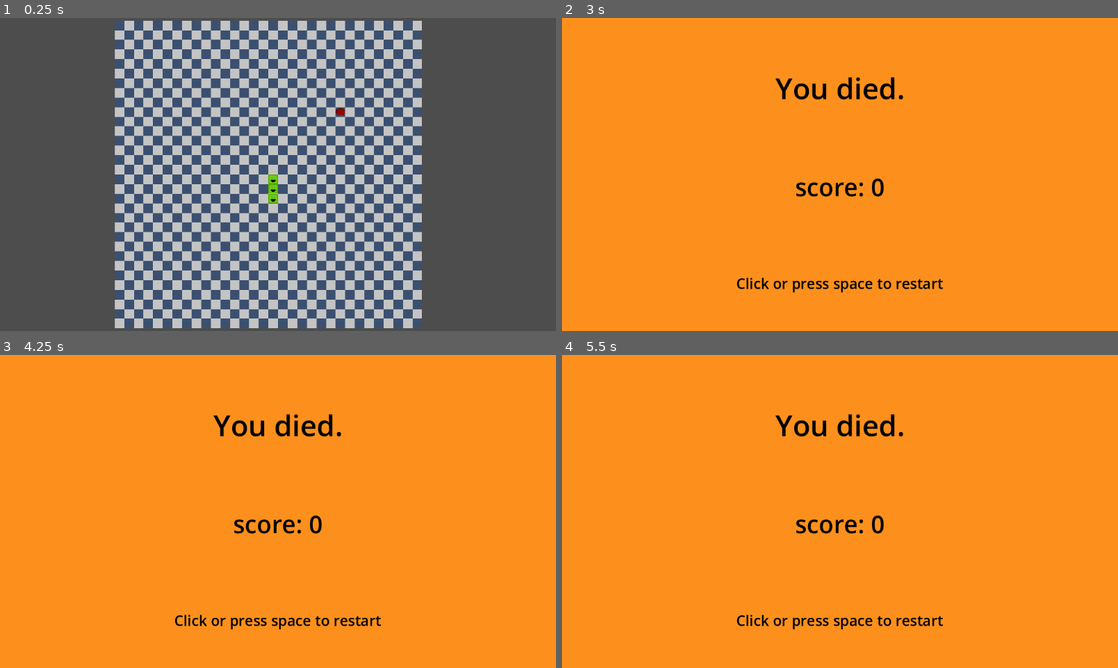
Above: before the commit, frames 1-4 (two rows, left to right).
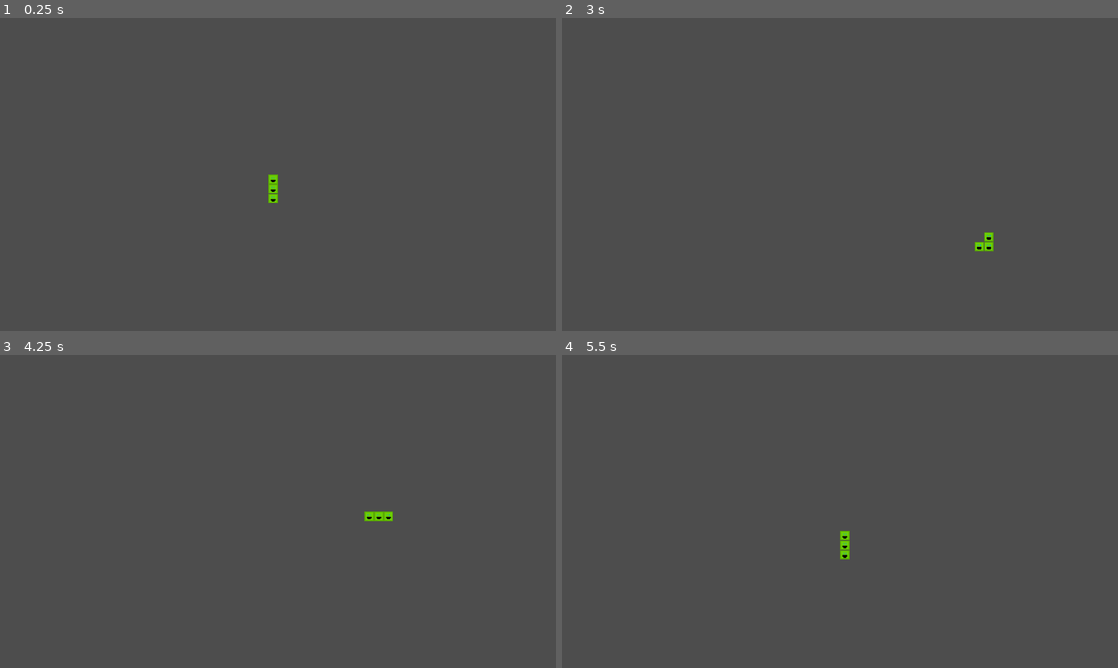
Above: after the commit, the same moments.

Repository: cash30/grid
Game: Godot game, scene res://Scenes/Main.tscn
The game is run twice, just before and just after one commit, with the same random seed, the same clock (stepped at 60 frames per second) and the same inputs.
Inputs (mouse positions are in pixels of both pictures, inside the frame that each line leads up to):
- Up to frame 1 (0.25 s): no input
- Up to frame 2 (3 s): tap Enter at 0.5 s; move the mouse to (962, 158) at 0.52 s; press the mouse at (962, 158) at 0.53 s; hold Right (right) 0.53-1.28 s; move the mouse to (728, 190) at 1.27 s; release the mouse at (728, 190) at 1.28 s; hold Down (down) 1.28-2.03 s; click (728, 190) at 1.35 s; move the mouse to (895, 105) at 2.02 s; press the mouse at (895, 105) at 2.03 s; hold Right (right) 2.03-2.78 s; move the mouse to (812, 237) at 2.77 s; release the mouse at (812, 237) at 2.78 s; hold Up (up) from 2.78 s (still down); click (812, 237) at 2.85 s
- Up to frame 3 (4.25 s): tap Space at 3.5 s; move the mouse to (444, 558) at 3.52 s; release Up (up) at 3.53 s; press the mouse at (444, 558) at 3.53 s; hold Left (left) from 3.53 s (still down)
- Up to frame 4 (5.5 s): tap Space at 4.25, 5 s; move the mouse to (673, 464) at 4.27 s; release the mouse at (673, 464) at 4.28 s; click (673, 464) at 4.35 s; move the mouse to (867, 511) at 5.02 s; release Left (left) at 5.03 s; press the mouse at (867, 511) at 5.03 s; hold Down (down) from 5.03 s (still down)

The runs differ from the first frame. In frame 1, 54% of the frame differs, in the area x 20-76%, y 0-100%; in frame 2, 100%, in the area x 0-100%, y 0-100%; in frame 3, 100%; in frame 4, 100%.

Commit message:
fix score counter on lose screen and snake duplication

Diff:
--- a/Scenes/Main.tscn
+++ b/Scenes/Main.tscn
@@ -1,15 +1,9 @@
-[gd_scene load_steps=6 format=3 uid="uid://dtlojkddgo42w"]
+[gd_scene load_steps=3 format=3 uid="uid://dtlojkddgo42w"]
 
-[ext_resource type="Script" uid="uid://cmpkcibobrpwf" path="res://Scripts/main.gd" id="1_kln2b"]
 [ext_resource type="Texture2D" uid="uid://chqunargevfp0" path="res://Art/Snake/1/Map.png" id="1_r150o"]
-[ext_resource type="Texture2D" uid="uid://uxbyvqmgv165" path="res://Art/Snake/1/apple.png" id="3_kln2b"]
 [ext_resource type="Texture2D" uid="uid://d0nal4ijap5tt" path="res://Art/Snake/2/map.png" id="3_rgh2o"]
 
-[sub_resource type="RectangleShape2D" id="RectangleShape2D_rgh2o"]
-size = Vector2(10, 9)
-
-[node name="Main" type="Node2D"]
-script = ExtResource("1_kln2b")
+[node name="Main" type="Node"]
 
 [node name="Map" type="Sprite2D" parent="."]
 visible = false
@@ -19,6 +13,7 @@
 texture = ExtResource("1_r150o")
 
 [node name="Map2" type="Sprite2D" parent="."]
+visible = false
 z_index = -1
 position = Vector2(155, 165)
 scale = Vector2(10, 9.999999)
@@ -27,15 +22,3 @@
 [node name="Camera2D" type="Camera2D" parent="."]
 position = Vector2(165, 165)
 zoom = Vector2(1.99, 1.99)
-
-[node name="Apple" type="Area2D" parent="."]
-
-[node name="apple" type="Sprite2D" parent="Apple"]
-scale = Vector2(0.28125018, 0.31249988)
-texture = ExtResource("3_kln2b")
-
-[node name="CollisionShape2D" type="CollisionShape2D" parent="Apple"]
-position = Vector2(0, -0.5)
-shape = SubResource("RectangleShape2D_rgh2o")
-
-[connection signal="area_entered" from="Apple" to="." method="_on_apple_area_entered"]
--- /dev/null
+++ b/Scenes/apple.tscn
@@ -0,0 +1,9 @@
+[gd_scene load_steps=2 format=3 uid="uid://dxvhsmvs1430u"]
+
+[ext_resource type="Texture2D" uid="uid://uxbyvqmgv165" path="res://Art/Snake/1/apple.png" id="1_v3gsn"]
+
+[node name="Node2D" type="Node2D"]
+
+[node name="Apple" type="Sprite2D" parent="."]
+scale = Vector2(0.28125018, 0.31249988)
+texture = ExtResource("1_v3gsn")
--- a/Scripts/lose.gd
+++ b/Scripts/lose.gd
@@ -1,6 +1,6 @@
 extends Control
 
 
-func _process(delta: float) -> void:
-	if Input.is_action_pressed("click"):
+func _process(_delta: float) -> void:
+	if Input.is_action_just_pressed("click"):
 		print("restarting, WOW")
--- a/Scripts/main.gd
+++ b/Scripts/main.gd
@@ -1,5 +1,6 @@
-extends Node2D
+extends Node
 
+var didStart = false
 
 var oldData : Array = []
 var snakeData : Array = []
@@ -10,21 +11,23 @@
 var down = Vector2(0, 1)
 var left = Vector2(-1, 0)
 var right = Vector2(1, 0)
-var mmoveDirection : Vector2 = up
+var mmoveDirection : Vector2
 var canMove : bool
 
-var gameStarted = false
+var gameStarted : bool = false
 var didLose : bool = false
 var cells = 32
 var cellSize = 10
 
-var applePos = Vector2(10, 10)
+var applePos : Vector2
 var makeNewApple : bool = true
 
+@export var apple : PackedScene = load("res://Scenes/apple.tscn")
 @export var snakeScene : PackedScene = load("res://Scenes/player/player.tscn")
 @export var loseScene : PackedScene = load("res://Scenes/lose.tscn")
 @export var mainScene : PackedScene = load("res://Scenes/Main.tscn")
-@export var score : int =  50
+@export var score : int
+var appleInst = apple.instantiate()
 
 # Called when the node enters the scene tree for the first time.
 func _ready() -> void:
@@ -35,6 +38,8 @@
 
 # Called every frame. 'delta' is the elapsed time since the previous frame.
 func _process(delta: float) -> void:
+	if didLose:
+		lose()
 	pass
 
 
@@ -44,14 +49,16 @@
 	canMove = true
 	generateSnake()
 	newApple()
-	get_tree().change_scene_to_packed(null)
+	#get_tree().change_scene_to_packed(null)
 	var didLose = false
+
 func generateSnake() -> void:
 	oldData.clear()
 	snakeData.clear()
 	snake.clear()
 	for i in range(3):
 		addSegment(startingPos + Vector2(0, i))
+		print("adding to snake :D. ", i + 1)
 
 func addSegment(pos):
 	snakeData.append(pos)
@@ -64,12 +71,11 @@
 func checkOutIfHitWall():
 	if snakeData[0].x < 0 or snakeData[0].x > cells - 1 or snakeData[0].y < 0 or snakeData[0].y > cells - 1:
 		print("hit wall")
-		lose()
 		didLose = true
 	#end_game()
 
 func checkIfAppleEaton():
-	if oldData[0] == applePos:
+	if snakeData[0] == applePos:
 		print("nom")
 		score += 1
 		addSegment(oldData[-1])
@@ -83,28 +89,30 @@
 			#end_game()
 
 func newApple():
-	print("Snake:", Main.snakeData[0], "Apple:", applePos)
+	#print("Snake:", Main.snakeData[0], "Apple:", applePos)
 	while makeNewApple:
 		makeNewApple = false
 		applePos = Vector2(randi_range(0, cells - 1), randi_range(0, cells - 1))
+		print(applePos)
 		#for i in snakeData:
 			#if applePos == i:
 				#makeNewApple = true
-	if $Apple != null:
-		$Apple.position = (applePos* cellSize)+ Vector2(0, cellSize)
-		print($Apple.position)
-		#makeNewApple = true
-
+	if appleInst:
+		appleInst.position = (applePos* cellSize)+ Vector2(0, cellSize)
+		print(appleInst.position)
+		makeNewApple = true
 	else:
-		print("apple issue") #this prints but the code works so im not touching it..
+		print("apple node can not be found") #this prints but the code works so im not touching it..
 
 func lose():
-	get_tree().change_scene_to_packed(loseScene)
-	canMove = false
+	print("loser!")
+	#get_tree().change_scene_to_packed(loseScene)
+	#canMove = false
 
-func _on_apple_area_entered(area: Area2D) -> void:
-	if area.is_in_group("head"):
-		newApple()
-		print("nom")
-		score += 1
-		#addSegment(oldData[0])
+#func _on_apple_area_entered(area: Area2D) -> void:
+	#if area.is_in_group("head"):
+		#newApple()
+		#print("nom")
+		#score += 1
+		#print(score)
+		##addSegment(oldData[0])
--- a/Scripts/player.gd
+++ b/Scripts/player.gd
@@ -41,6 +41,7 @@
 
 func startGame():
 	Main.gameStarted = true
+	#Main.newGame()
 	$Timer.start()
 
 
--- a/Scripts/scoreCounter.gd
+++ b/Scripts/scoreCounter.gd
@@ -1,7 +1,15 @@
 extends Label
+var score = 1
 
 func _ready() -> void:
 	pass
 
 func _process(_delta: float) -> void:
-	text = "score: " + str(Main.score)
+	var score = Main.score
+	text = "score: " + str(score)
+	if Main != null:
+		#print(Main.score)
+		print(Main)
+	else:
+		print("Cant find main scene")
+	#print("updating score")
